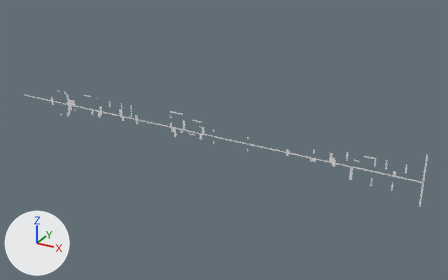
One commit to the OBJ model Assets/Tiled2Unity/Meshes/Pietro_Mondo2_Difficile1.obj: the scene before it, then after it.
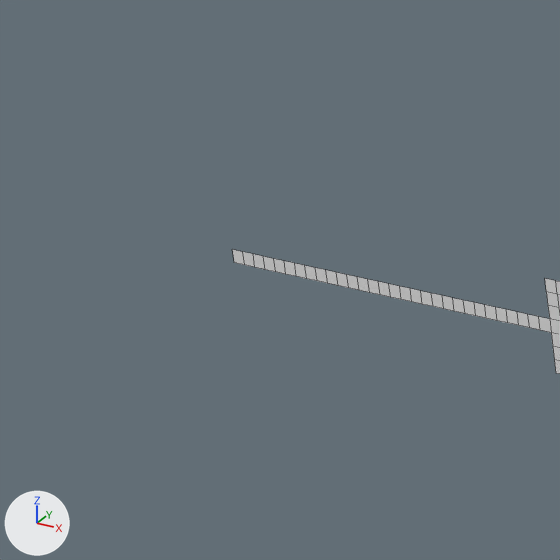
There are two pictures of each version: one whole from a camera (50 mm lens) standing at (28.0, -178.6, 79.4) and looking at (-72.7, 4.5, -12.2), one close up on the part from 1% to 12% of the width and 26% to 43% of the height. Arrows for +X, +Y and +Z are at lower left; the lights stay in place. The close-ups show mesh edges as thin lines. Where no turn or scale is listed for an object, it has been applied to the vertices.

Names of what the first close-up shows: 'Pietro_Mondo2_Difficile1'.
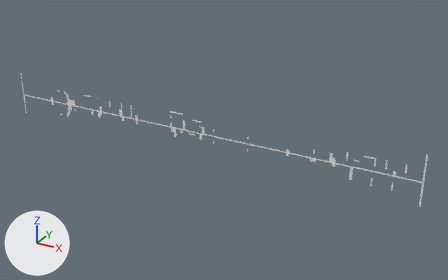
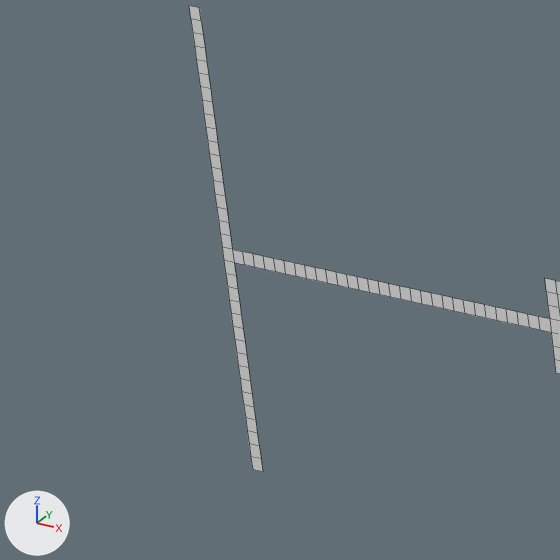
Changed parts and their boxes [x1, y1, x2, y2] in the close-ups (560 x 560 px):
'Pietro_Mondo2_Difficile1', reshaped
    before: [232, 249, 560, 374]
    after: [189, 5, 560, 472]
part 1 of me_pietro_mondo2_difficile1, built on
    before: [232, 249, 255, 267]
    after: [189, 5, 263, 472]

Diff of the bpy script that builds the scene:
```diff
--- a/Assets/Tiled2Unity/Meshes/Pietro_Mondo2_Difficile1.obj.py
+++ b/Assets/Tiled2Unity/Meshes/Pietro_Mondo2_Difficile1.obj.py
@@ me_pietro_mondo2_difficile1 @@
 # used by ob_pietro_mondo2_difficile1; location = (0.0, 0.0, 0.0)
-me_pietro_mondo2_difficile1.from_pydata(...)  # 1396 vertices, 753 faces; spans x -167.0..0.0, y 0.0, z -18.0..0.0
+me_pietro_mondo2_difficile1.from_pydata(...)  # 1466 vertices, 788 faces; spans x -168.0..0.0, y 0.0, z -18.0..0.0
+# me_pietro_mondo2_difficile1 part 1
+# 2 faces are deleted
+# 70 vertices are added at x -168.0..-167.0, y 0.0, z -18.0..0.0
+# 37 new faces join them
```
